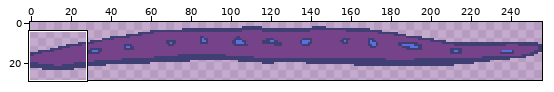
Sprite sheet, stored at dist/assets/sprites/noodle.png. Above, an overview of the earlier version with the close-up marked.
Close-up. Before:
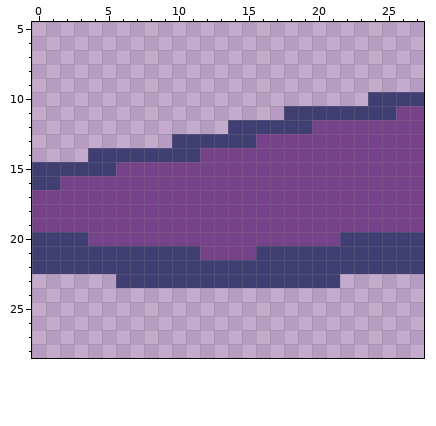
The file is 256x32 pixels. Shown: x 0..27, y 5..28. The wide view leaves out empty margins.
The same view after the edit:
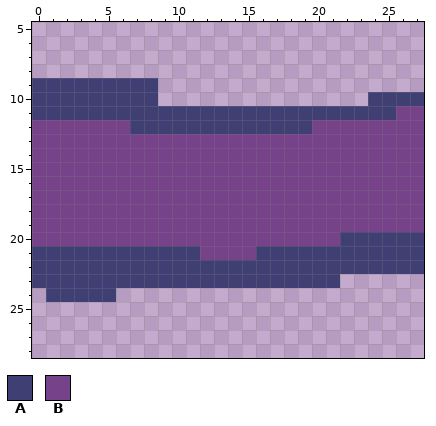
Palette (. is transparent): A #3f3f74  B #76428a
Difference:
There is now colour A in rows 9 to 10 at x 0 to 8; in row 11 at x 0 to 17; in row 12 at x 7 to 13; in row 23 at x 0 to 5; in row 24 at x 1 to 5.
There is now colour B in row 12 at x 0 to 6; in row 13 at x 0 to 9; in row 14 at x 0 to 3.
The edit turns colour A into colour B in row 13 at x 10 to 15; in row 14 at x 4 to 11; in row 15 at x 0 to 5; in row 16 at x 0 to 1; in row 20 at x 0 to 3.
